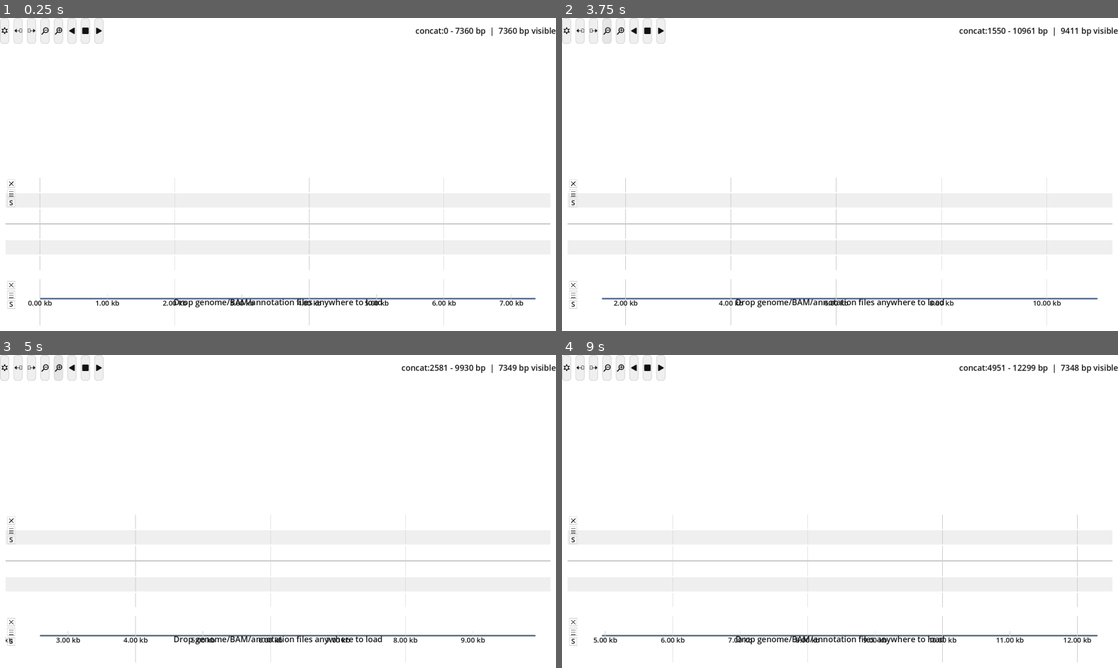
Above: before the commit, frames 1-4 (two rows, left to right).
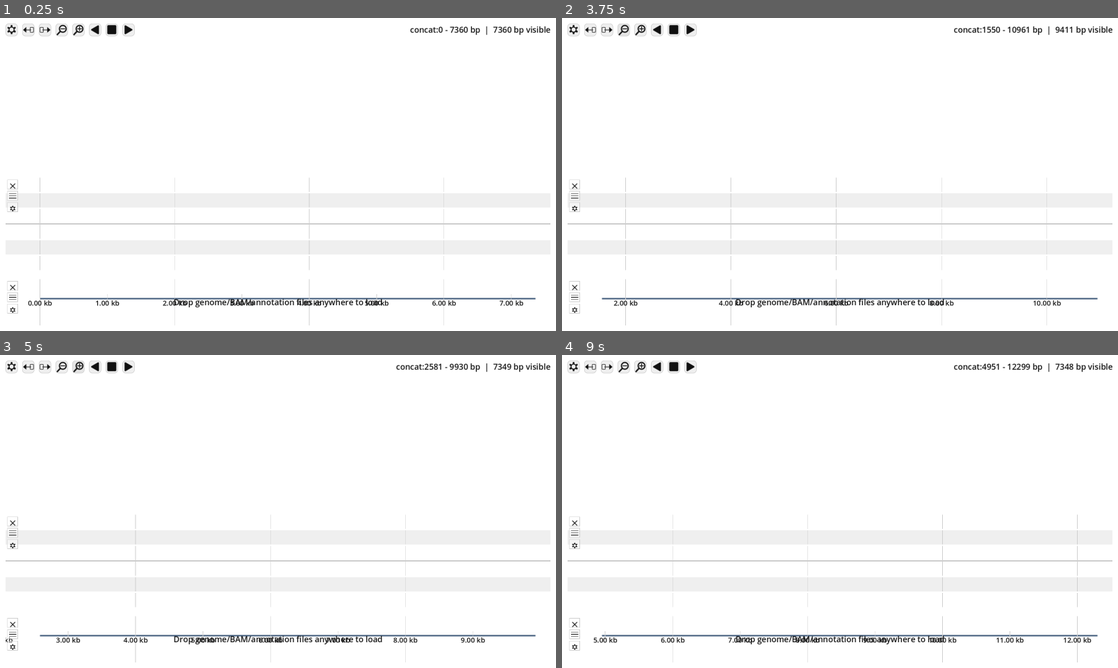
Above: after the commit, the same moments.

Repository: martinghunt/seqhiker
Game: Godot game, scene res://scenes/Main.tscn
The game is run twice, just before and just after one commit, with the same random seed, the same clock (stepped at 60 frames per second) and the same inputs.
Inputs (mouse positions are in pixels of both pictures, inside the frame that each line leads up to):
- Up to frame 1 (0.25 s): no input
- Up to frame 2 (3.75 s): click "C" at 0.5 s; click "V" at 1.25 s; click "U" at 2 s; click "T" at 2.75 s; click "E" at 3.5 s
- Up to frame 3 (5 s): click "D" at 4.25 s
- Up to frame 4 (9 s): click "B" at 5 s; click "F" at 5.75 s; click "A" at 6.5 s; tap Enter at 7.25, 8.75 s; drag from (840, 524) to (895, 442) at 7.27 s; tap Space at 8 s; drag from (728, 527) to (812, 574) at 8.02 s; move the mouse to (895, 442) at 8.77 s; hold Right from 8.78 s (still down)

The runs differ from the first frame. In frame 1, 1.1% of the frame differs, in the area x 0-100%, y 0-95%; in frame 2, 1.2%; in frame 3, 1.2%; in frame 4, 1.1%.

Commit message:
Tweaks to top menu and track icons

Diff:
--- a/scenes/Main.tscn
+++ b/scenes/Main.tscn
@@ -31,11 +31,18 @@
 grow_vertical = 2
 theme_override_constants/separation = 8
 
+[node name="TopBarTopSpacer" type="Control" parent="Root"]
+custom_minimum_size = Vector2(0, 2)
+layout_mode = 2
+
 [node name="TopBar" type="HBoxContainer" parent="Root"]
-custom_minimum_size = Vector2(0, 48)
-layout_mode = 2
-size_flags_horizontal = 3
-theme_override_constants/separation = 8
+layout_mode = 2
+size_flags_horizontal = 3
+theme_override_constants/separation = 8
+
+[node name="TopBarLeftSpacer" type="Control" parent="Root/TopBar"]
+custom_minimum_size = Vector2(2, 0)
+layout_mode = 2
 
 [node name="SettingsToggleButton" type="Button" parent="Root/TopBar"]
 layout_mode = 2
@@ -110,6 +117,10 @@
 [node name="ServerStatusLabel" type="Label" parent="Root/TopBar/ActionClipper/ActionStrip"]
 layout_mode = 2
 text = "Disconnected"
+
+[node name="TopBarRightSpacer" type="Control" parent="Root/TopBar"]
+custom_minimum_size = Vector2(2, 0)
+layout_mode = 2
 
 [node name="ContentMargin" type="MarginContainer" parent="Root"]
 layout_mode = 2
--- a/scripts/genome_view.gd
+++ b/scripts/genome_view.gd
@@ -1,5 +1,6 @@
 extends Control
 class_name GenomeView
+const MAGRATHEA_FONT := preload("res://fonts/magrathea.ttf")
 
 signal viewport_changed(start_bp: int, end_bp: int, bp_per_px: float)
 signal feature_clicked(feature: Dictionary)
@@ -530,21 +531,28 @@
 func _draw_track_header(track_id: String, area: Rect2) -> void:
 	var gx := 4.0
 	var gy := area.position.y + 4.0
-	var close_rect := Rect2(gx, gy, 14.0, 14.0)
-	var grab_rect := Rect2(gx, gy + 18.0, 14.0, 14.0)
-	var settings_rect := Rect2(gx, gy + 36.0, 14.0, 14.0)
+	var icon_font_size := _font_size_small
+	var close_text_w := MAGRATHEA_FONT.get_string_size("V", HORIZONTAL_ALIGNMENT_LEFT, -1, icon_font_size).x
+	var settings_text_w := MAGRATHEA_FONT.get_string_size("C", HORIZONTAL_ALIGNMENT_LEFT, -1, icon_font_size).x
+	var icon_w := maxf(close_text_w, settings_text_w)
+	var icon_h := MAGRATHEA_FONT.get_height(icon_font_size)
+	var button_w := maxf(14.0, ceil(icon_w + 6.0))
+	var button_h := maxf(14.0, ceil(icon_h + 4.0))
+	var button_gap := 4.0
+	var close_rect := Rect2(gx, gy, button_w, button_h)
+	var grab_rect := Rect2(gx, gy + button_h + button_gap, button_w, button_h)
+	var settings_rect := Rect2(gx, gy + 2.0 * (button_h + button_gap), button_w, button_h)
 	draw_rect(close_rect, Color(1, 1, 1, 0.35), true)
 	draw_rect(close_rect, palette["grid"], false, 1.0)
-	draw_line(close_rect.position + Vector2(3.0, 3.0), close_rect.position + Vector2(close_rect.size.x - 3.0, close_rect.size.y - 3.0), palette["text"], 1.0)
-	draw_line(close_rect.position + Vector2(close_rect.size.x - 3.0, 3.0), close_rect.position + Vector2(3.0, close_rect.size.y - 3.0), palette["text"], 1.0)
+	draw_string(MAGRATHEA_FONT, Vector2(close_rect.position.x + 3.0, close_rect.position.y + 2.0 + icon_h), "V", HORIZONTAL_ALIGNMENT_LEFT, -1, icon_font_size, palette["text"])
 	draw_rect(grab_rect, Color(1, 1, 1, 0.35), true)
 	draw_rect(grab_rect, palette["grid"], false, 1.0)
 	for i in range(3):
-		var ly := grab_rect.position.y + 4.0 + i * 4.0
+		var ly := grab_rect.position.y + grab_rect.size.y * 0.25 + i * (grab_rect.size.y * 0.25)
 		draw_line(Vector2(grab_rect.position.x + 3.0, ly), Vector2(grab_rect.position.x + grab_rect.size.x - 3.0, ly), palette["text"], 1.0)
 	draw_rect(settings_rect, Color(1, 1, 1, 0.35), true)
 	draw_rect(settings_rect, palette["grid"], false, 1.0)
-	draw_string(get_theme_default_font(), Vector2(settings_rect.position.x + 3.0, settings_rect.position.y + 11.0), "S", HORIZONTAL_ALIGNMENT_LEFT, -1, _font_size_small, palette["text"])
+	draw_string(MAGRATHEA_FONT, Vector2(settings_rect.position.x + 3.0, settings_rect.position.y + 2.0 + icon_h), "C", HORIZONTAL_ALIGNMENT_LEFT, -1, icon_font_size, palette["text"])
 	_track_close_hitboxes.append({"rect": close_rect, "track_id": track_id})
 	_track_grab_hitboxes.append({"rect": grab_rect, "track_id": track_id})
 	_track_settings_hitboxes.append({"rect": settings_rect, "track_id": track_id})
--- a/scripts/main.gd
+++ b/scripts/main.gd
@@ -33,7 +33,6 @@
 const DEFAULT_PLOT_HEIGHT := 100.0
 const MIN_PLOT_HEIGHT := 50.0
 const MAX_PLOT_HEIGHT := 360.0
-const TOPBAR_MIN_HEIGHT := 48.0
 const ROOT_VERTICAL_GAP := 8.0
 const CONTENT_MARGIN_BOTTOM := 10.0
 const READS_TRACK_MIN_HEIGHT := 140.0
@@ -45,6 +44,7 @@
 @onready var background: ColorRect = $Background
 @onready var genome_view: Control = $Root/ContentMargin/GenomeView
 @onready var settings_panel: PanelContainer = $SettingsPanel
+@onready var top_bar: HBoxContainer = $Root/TopBar
 @onready var settings_toggle_button: Button = $Root/TopBar/SettingsToggleButton
 @onready var pan_left_button: Button = $Root/TopBar/ActionClipper/ActionStrip/PanLeftButton
 @onready var pan_right_button: Button = $Root/TopBar/ActionClipper/ActionStrip/PanRightButton
@@ -646,7 +646,10 @@
 	if genome_view.is_track_visible(TRACK_READS):
 		reads_min_h = READS_TRACK_MIN_HEIGHT
 	var tracks_h: float = genome_view.minimum_required_height(reads_min_h)
-	var min_h: float = TOPBAR_MIN_HEIGHT + ROOT_VERTICAL_GAP + CONTENT_MARGIN_BOTTOM + tracks_h
+	var topbar_h := 0.0
+	if top_bar != null:
+		topbar_h = top_bar.get_combined_minimum_size().y
+	var min_h: float = topbar_h + ROOT_VERTICAL_GAP + CONTENT_MARGIN_BOTTOM + tracks_h
 	var w := get_window()
 	if w != null:
 		w.min_size.y = maxi(200, ceili(min_h))
@@ -1129,6 +1132,23 @@
 	feature_source_label.add_theme_color_override("default_color", palette["text"])
 	feature_seq_label.add_theme_color_override("default_color", palette["text"])
 	status_message_label.add_theme_color_override("font_color", palette["text"])
+	_apply_topbar_button_font_size()
+
+func _apply_topbar_button_font_size() -> void:
+	var topbar_font_size := clampi(_ui_font_size + 6, MIN_UI_FONT_SIZE, MAX_UI_FONT_SIZE + 6)
+	var topbar_buttons := [
+		settings_toggle_button,
+		pan_left_button,
+		pan_right_button,
+		zoom_out_button,
+		zoom_in_button,
+		play_left_button,
+		stop_button,
+		play_button
+	]
+	for b_any in topbar_buttons:
+		var b: Button = b_any
+		b.add_theme_font_size_override("font_size", topbar_font_size)
 
 func _on_files_dropped(files: PackedStringArray) -> void:
 	var dropped_fasta := _has_fasta(files)
